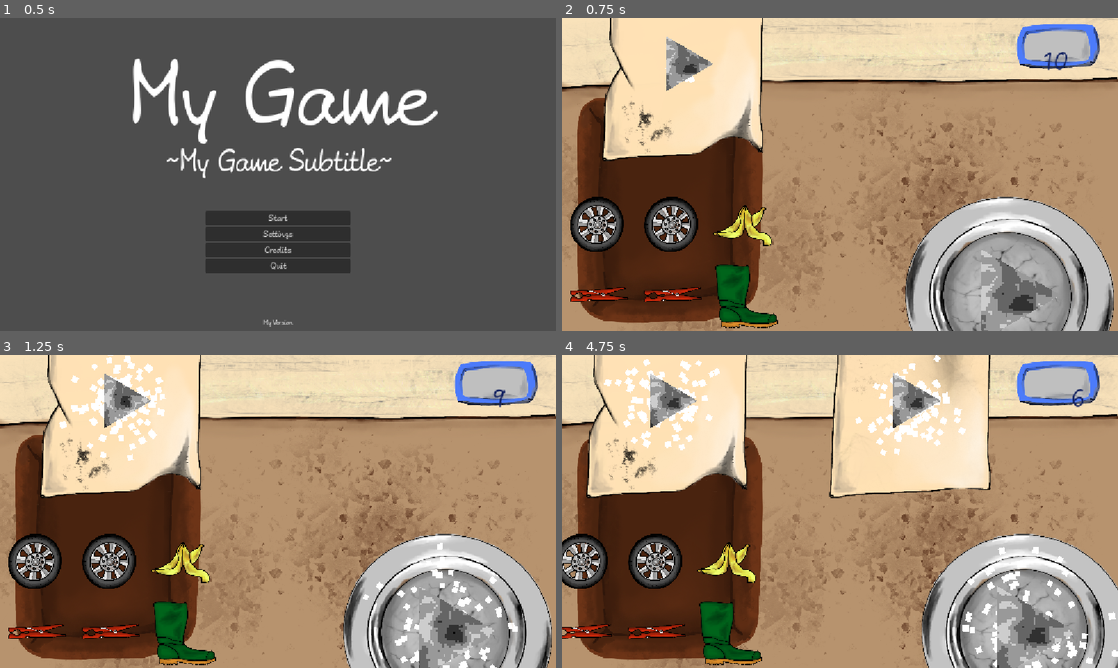
Above: before the commit, frames 1-4 (two rows, left to right).
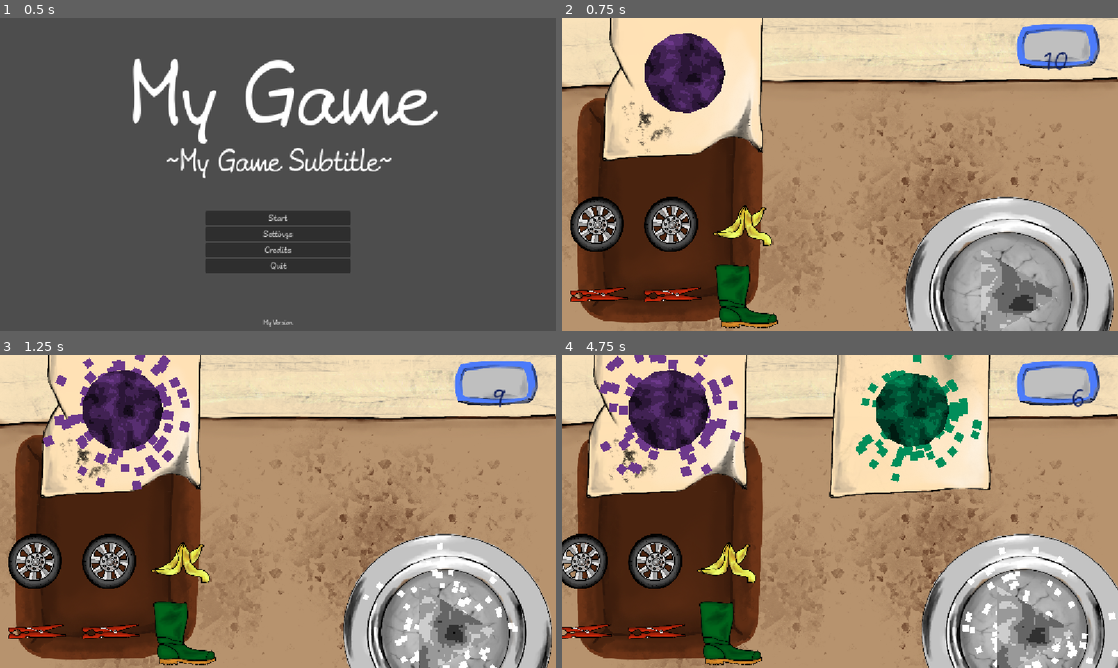
Above: after the commit, the same moments.

Repository: KIT-GameJam/Firework-Craft
Game: Godot game, scene res://gamemanager/gamemanager.tscn
The game is run twice, just before and just after one commit, with the same random seed, the same clock (stepped at 60 frames per second) and the same inputs.
Inputs (mouse positions are in pixels of both pictures, inside the frame that each line leads up to):
- Up to frame 1 (0.5 s): no input
- Up to frame 2 (0.75 s): click "Start" at 0.5 s
- Up to frame 3 (1.25 s): no input
- Up to frame 4 (4.75 s): tap Enter at 1.25 s; move the mouse to (684, 398) at 1.27 s; hold D (move_right) 1.28-2.03 s; click (684, 398) at 1.42 s; move the mouse to (600, 558) at 2.02 s; hold S (move_down) 2.03-2.78 s; click (600, 558) at 2.17 s; move the mouse to (673, 558) at 2.77 s; hold D (move_right) 2.78-3.53 s; click (673, 558) at 2.92 s; move the mouse to (745, 558) at 3.52 s; hold W (move_up) 3.53-4.28 s; click (745, 558) at 3.67 s; move the mouse to (912, 398) at 4.27 s; hold A (move_left) from 4.28 s (still down); click (912, 398) at 4.42 s

Frame 1 is identical in both runs. In frame 2, 2.9% of the frame differs, in the area x 14-30%, y 4-31%; in frame 3, 4.9%; in frame 4, 8.7%, in the area x 6-76%, y 0-41%.

Commit message:
random recipies

Diff:
--- a/entities/flask/flask.gd
+++ b/entities/flask/flask.gd
@@ -44,12 +44,11 @@
 	current_value = current_value + flask_color + flask_size + flask_corners
 
 func is_as_requested(expected_product: RequestResource) -> int:
-	# var shapeDiff: int = abs(final_product.corner_modifier - expected_product.corners)
-	# var colorDiff: int = abs((final_product.color_modifier - expected_product.color) % 12) # TODO Funktion überprüfen
-	# var sizeDiff: int = abs(final_product.size_modifier - expected_product.size)
+	var shapeDiff: int = max(0, abs(final_product.corner_modifier - expected_product.corners) - expected_product.cornersTollerance)
+	var colorDiff: int = max(0, abs((final_product.color_modifier - expected_product.color) % 12) - expected_product.colorTollerance) # TODO Funktion überprüfen
+	var sizeDiff: int = max(0, abs(final_product.size_modifier - expected_product.size) - expected_product.sizeTollerance)
 
-	# return shapeDiff + colorDiff + sizeDiff
-	return 0
+	return shapeDiff + colorDiff + sizeDiff
 
 func mix_res(res_abstr: AbstractIngredient) -> void:
 	var res = res_abstr.resourceData
--- a/entities/requests/request.gd
+++ b/entities/requests/request.gd
@@ -7,23 +7,35 @@
 @export var textFieldPos: Array[Vector2]
 @export var textFieldSize: Array[Vector2]
 
-var expected_product: RequestResource = RequestResource.new()
+var expected_product: RequestResource
 var origin: Vector2
 
-var currentTexture: Texture2D
 var diff: Vector2 = Vector2.ZERO
 var active: bool = false
 
 @onready var label: Label = $Label
 @onready var textureRect: TextureRect = $"."
+@onready var particles: FlaskParticles = $MarginContainer/Particles
 
 func _ready() -> void:
-	label.text = textDescription # ???
+	# label.text = textDescription # ???
 	var index: int = randi_range(0, 2)
 	textureRect.texture = textures[index]
-	currentTexture = textures[index]
-	label.position = textFieldPos[index]
-	label.size = textFieldSize[index]
+
+	var r_size = randi_range(1, Global.MAX_SIZE)
+	var r_color = randi_range(1, Global.MAX_COLOR)
+	var r_corners = randi_range(1, Global.MAX_CORNERS)
+
+	particles.set_flask_size(r_size)
+	particles.set_flask_color(Global.colors[r_color])
+	particles.set_flask_corners(r_corners)
+
+	expected_product = RequestResource.new(r_size, r_color, r_corners)
+	# currentTexture = textures[index]
+	# label.position = textFieldPos[index]
+	# label.size = textFieldSize[index]
+
+
 
 # farbe array
 # dict für farbwerte
--- a/entities/requests/request.tscn
+++ b/entities/requests/request.tscn
@@ -34,7 +34,7 @@
 horizontal_alignment = 1
 autowrap_mode = 3
 
-[node name="Control" type="MarginContainer" parent="."]
+[node name="MarginContainer" type="MarginContainer" parent="."]
 layout_mode = 1
 anchors_preset = 8
 anchor_left = 0.5
@@ -48,8 +48,10 @@
 grow_horizontal = 2
 grow_vertical = 2
 scale = Vector2(0.6, 0.6)
-theme_override_constants/margin_left = 30
+theme_override_constants/margin_left = 40
 theme_override_constants/margin_top = 70
+theme_override_constants/margin_right = 0
+theme_override_constants/margin_bottom = -250
 
-[node name="Particles" parent="Control" instance=ExtResource("5_dsi66")]
+[node name="Particles" parent="MarginContainer" instance=ExtResource("5_dsi66")]
 layout_mode = 2
--- a/entities/requests/requestResource.gd
+++ b/entities/requests/requestResource.gd
@@ -1,10 +1,15 @@
 extends Resource
 class_name RequestResource
 
-var shapeTollerance: int = 1
-var colorTollerance: int = 1
-var sizeTollerance: int = 1
+const cornersTollerance: int = 0
+const colorTollerance: int = 1
+const sizeTollerance: int = 2
 
 var size: int
 var color: int # 0-11 (12 Verschiedene Farben)
 var corners: int
+
+func _init(r_size: int, r_color: int, r_corners: int) -> void:
+	size = r_size
+	color = r_color
+	corners = r_corners
